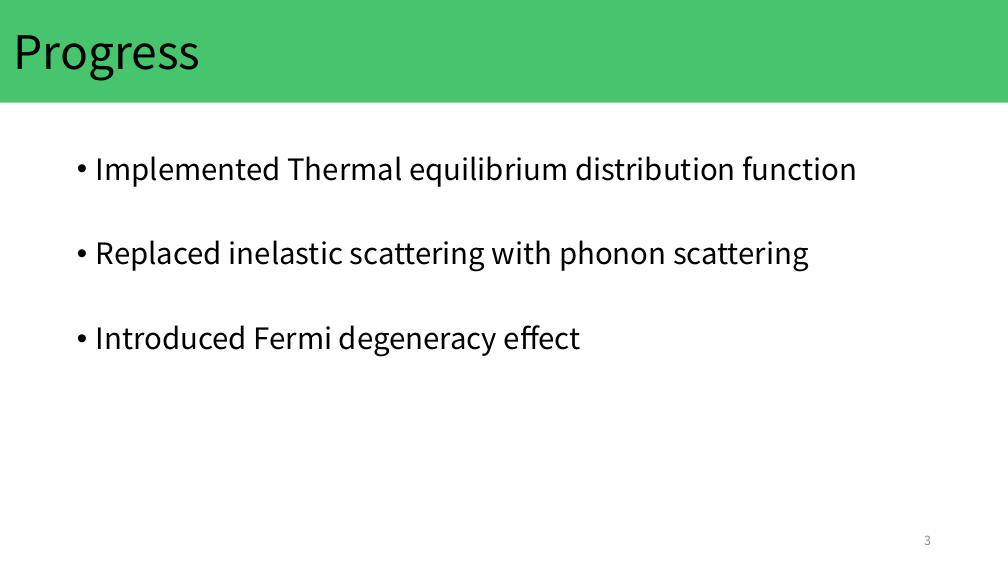
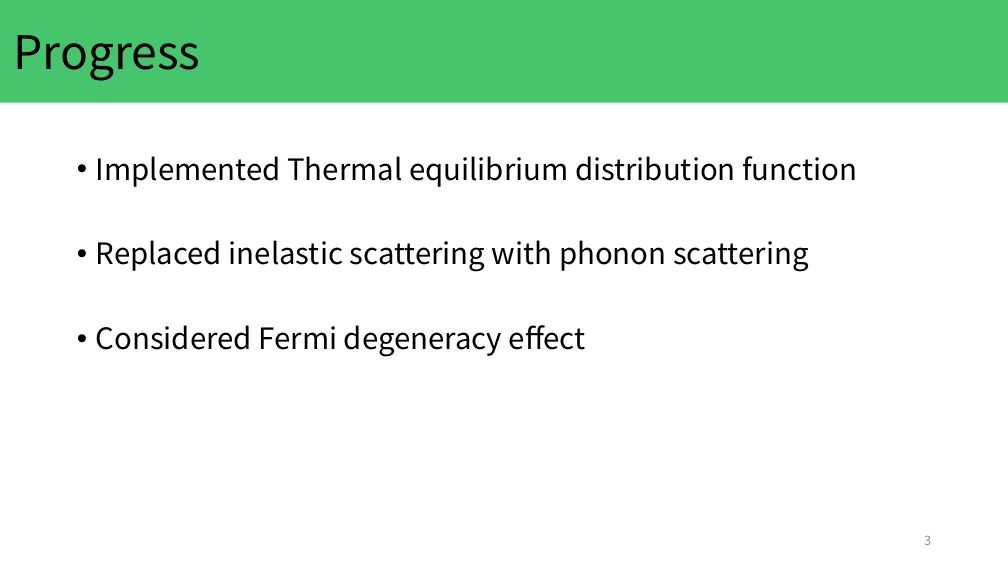
Before and after one commit to KeitoKubo/MonteCarlo-simulation-with-Fermi-degeneracy, a slide deck: slide 3 of presentation/kubo_20231129.pptx. Drawn at 1008x567 pixels with LibreOffice and Linux fonts; fonts in the diff are those of the drawing. Boxes give left, top, right and bottom in pixels: in the first picture for what was removed or moved away, otherwise in the second. Text is boxed around its words. In the diff, an @@ line names an element or a change of style, - is before the commit and + after.

```diff
--- a/presentation/kubo_20231129.pptx
+++ b/presentation/kubo_20231129.pptx
@@ text at [96, 325, 586, 357]: text changed @@
-• Introduced Fermi degeneracy effect
+• Considered Fermi degeneracy effect
```
Also in this commit, not shown: 4 other slides changed, 1 slide added, 1 slide removed, 14 other files.
